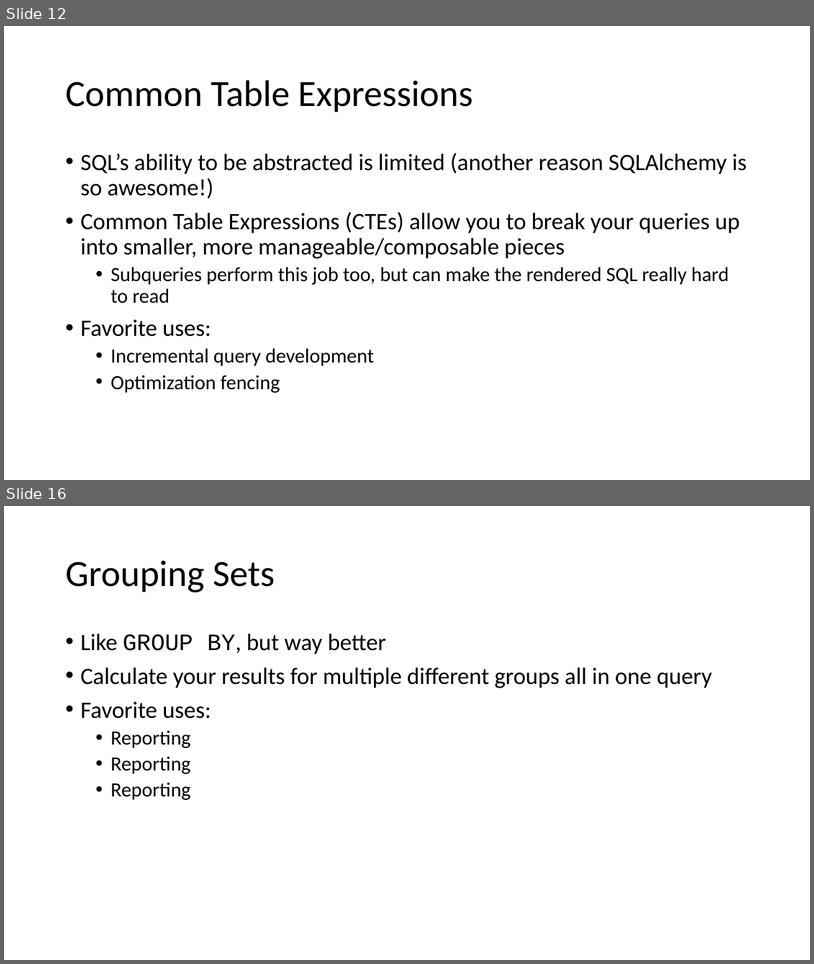
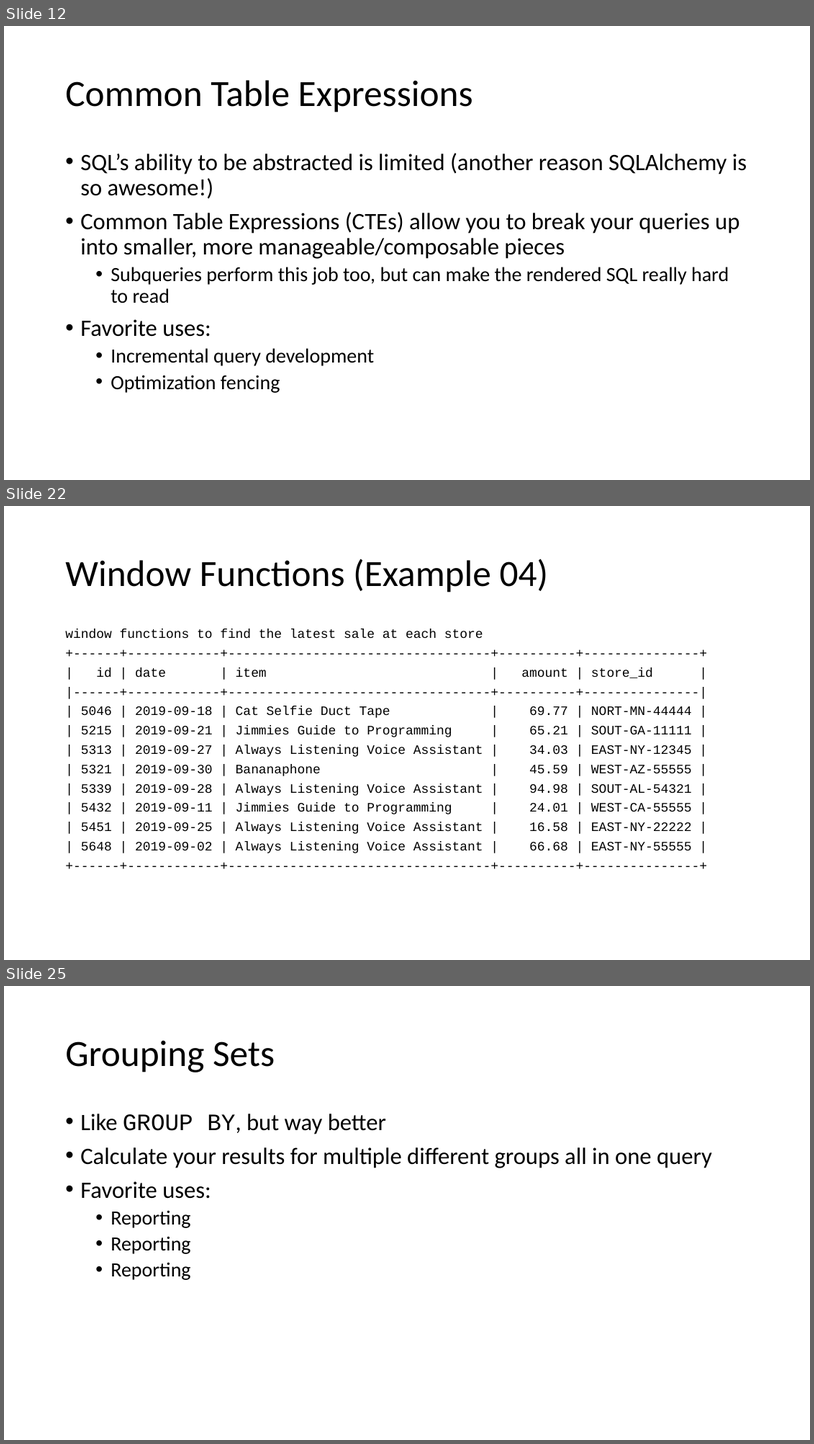
Before and after one commit to f0rk/pygotham-2019, a slide deck: pygotham-2019.pptx. Shown one above the other, each under a label of ours: slides 12 and 16 before the commit, slides 12, 22 and 25 after it; the slides between them are not shown. The pictures are 814x964 and 814x1444 pixels, drawn with LibreOffice and Linux fonts; fonts in the diff are those of the drawing. Boxes give left, top, right and bottom in pixels: in the first picture for what was removed or moved away, otherwise in the second. Text is boxed around its words. In the diff, an @@ line names an element or a change of style, - is before the commit and + after.

Commit message:
additonal example + more deck content

```diff
--- a/pygotham-2019.pptx
+++ b/pygotham-2019.pptx
@@ slide 22 added at bbox=[4, 506, 810, 960], background #FFFFFF @@
@@ title added at bbox=[65, 559, 549, 592], 44 pt, text #000000 @@
+Window Functions (Example 04)
@@ text added at bbox=[65, 629, 692, 853], 15.4 pt, text #000000 @@
+window functions to find the latest sale at each store
++------+------------+----------------------------------+----------+---------------+
+| id | date | item | amount | store_id |
+|------+------------+----------------------------------+----------+---------------|
+| 5046 | 2019-09-18 | Cat Selfie Duct Tape | 69.77 | NORT-MN-44444 |
+| 5215 | 2019-09-21 | Jimmies Guide to Programming | 65.21 | SOUT-GA-11111 |
+| 5313 | 2019-09-27 | Always Listening Voice Assistant | 34.03 | EAST-NY-12345 |
+| 5321 | 2019-09-30 | Bananaphone | 45.59 | WEST-AZ-55555 |
+| 5339 | 2019-09-28 | Always Listening Voice Assistant | 94.98 | SOUT-AL-54321 |
+| 5432 | 2019-09-11 | Jimmies Guide to Programming | 24.01 | WEST-CA-55555 |
+| 5451 | 2019-09-25 | Always Listening Voice Assistant | 16.58 | EAST-NY-22222 |
+| 5648 | 2019-09-02 | Always Listening Voice Assistant | 66.68 | EAST-NY-55555 |
++------+------------+----------------------------------+----------+---------------+
@@ what was slide 16 is now slide 25 @@
```
Also in this commit, not shown: 4 slides changed, 12 other slides added, 1 other file.
